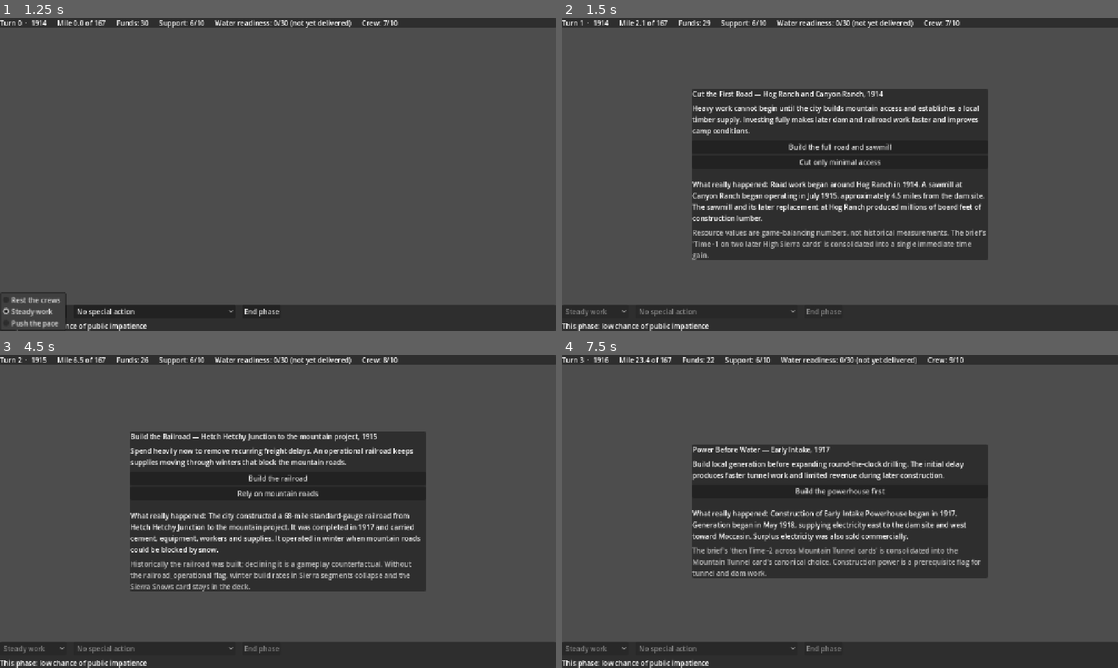
Above: before the commit, frames 1-4 (two rows, left to right).
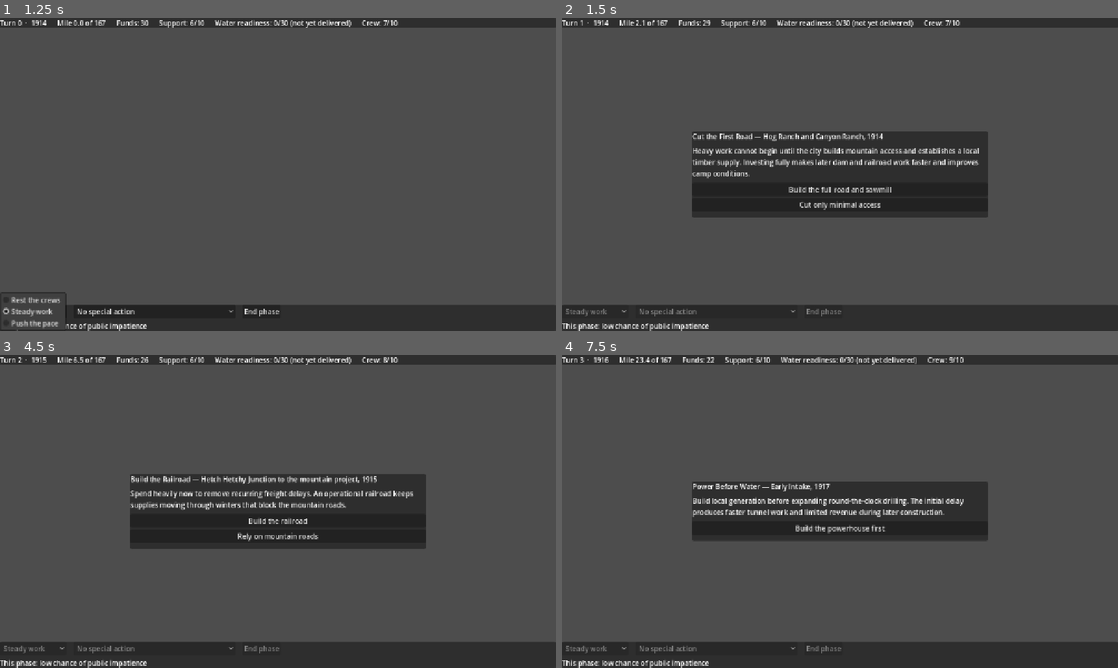
Above: after the commit, the same moments.

Repository: boxwrench/Hetchy-Trail
Game: Godot game, scene res://scenes/journey/journey.tscn
The game is run twice, just before and just after one commit, with the same random seed, the same clock (stepped at 60 frames per second) and the same inputs.
Inputs:
- Up to frame 1 (1.25 s): click "Steady work" at 0.5 s
- Up to frame 2 (1.5 s): click "End phase" at 1.25 s
- Up to frame 3 (4.5 s): click "Build the full road and sawmi…" at 2 s; click "Continue" at 2.75 s; click "Steady work" at 3.5 s; click "End phase" at 4.25 s
- Up to frame 4 (7.5 s): click "Build the railroad" at 5 s; click "Continue" at 5.75 s; click "Steady work" at 6.5 s; click "End phase" at 7.25 s

Frame 1 is identical in both runs. In frame 2, 18% of the frame differs, in the area x 23-77%, y 22-78%; in frame 3, 17%; in frame 4, 14%.

Commit message:
fix: reveal the history after the choice, not before it
EventPanel filled and showed the historical fact and assumption note in
show_card(), so the teaching layer was on screen while the player was still
deciding -- spoiling the reveal, hinting which option was canonical, and putting
a wall of text in front of the decision.

Both are now populated up front but hidden until the consequence beat.

Co-Authored-By: Claude Opus 5 <noreply@anthropic.com>

Diff:
--- a/scenes/ui/event_panel.gd
+++ b/scenes/ui/event_panel.gd
@@ -58,9 +58,13 @@
 	var art := card.load_art()
 	photo_rect.texture = art
 	photo_rect.visible = art != null
+	# The teaching layer is the reveal, not the briefing: filled here, shown
+	# only once the player has committed. Displaying it during the decision
+	# spoils the beat and signals which option is historically canonical.
 	fact_label.text = "What really happened: " + card.historical_fact
 	note_label.text = card.assumption_note
-	note_label.visible = card.assumption_note != ""
+	fact_label.visible = false
+	note_label.visible = false
 	for child in buttons_box.get_children():
 		child.queue_free()
 	for i in card.choices.size():
@@ -80,6 +84,8 @@
 	outcome.text = choice.outcome_text
 	var deltas := _add_label(buttons_box)
 	deltas.text = _deltas_text(choice)
+	fact_label.visible = current_card.historical_fact != ""
+	note_label.visible = current_card.assumption_note != ""
 	var cont := Button.new()
 	cont.text = "Continue"
 	cont.pressed.connect(_on_continue.bind(index))
--- a/tools/smoke_test.gd
+++ b/tools/smoke_test.gd
@@ -18,6 +18,7 @@
 	_check_first_turn()
 	_check_ui_scenes()
 	_check_end_screens()
+	_check_reveal_order()
 	if failures.is_empty():
 		print("SMOKE PASS (%d checks)" % passed)
 	else:
@@ -259,3 +260,33 @@
 		journey.queue_free()
 	GameState.new_game()
 	EventManager.reset()
+
+
+## The teaching layer must not be visible while the player is still choosing.
+func _check_reveal_order() -> void:
+	GameState.new_game()
+	EventManager.reset()
+	var panel: Node = load("res://scenes/ui/event_panel.tscn").instantiate()
+	add_child(panel)
+	var card: EventCard = null
+	for c in EventManager.deck:
+		if c.historical_fact != "" and c.choices.size() >= 2:
+			card = c
+			break
+	check(card != null, "found a card with a fact and two choices to test")
+	if card == null:
+		panel.queue_free()
+		return
+	panel.show_card(card)
+	check(not panel.fact_label.visible,
+		"the historical fact is hidden while choosing")
+	check(not panel.note_label.visible,
+		"the assumption note is hidden while choosing")
+	panel._on_choice(0)
+	check(panel.fact_label.visible,
+		"choosing reveals the historical fact")
+	check(panel.fact_label.text.contains(card.historical_fact),
+		"the revealed fact is the card's own")
+	panel.queue_free()
+	GameState.new_game()
+	EventManager.reset()
Not shown, changed: docs/superpowers/plans/2026-07-27-p1.5-review-fixes.md
